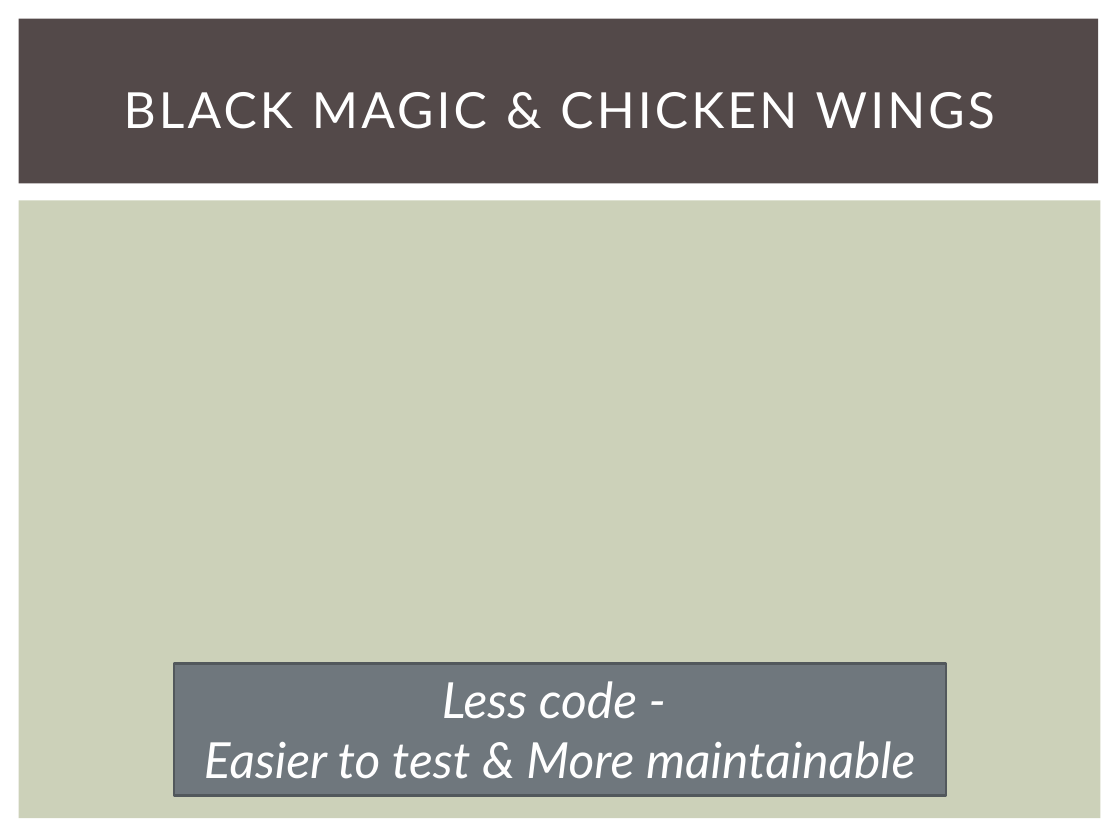
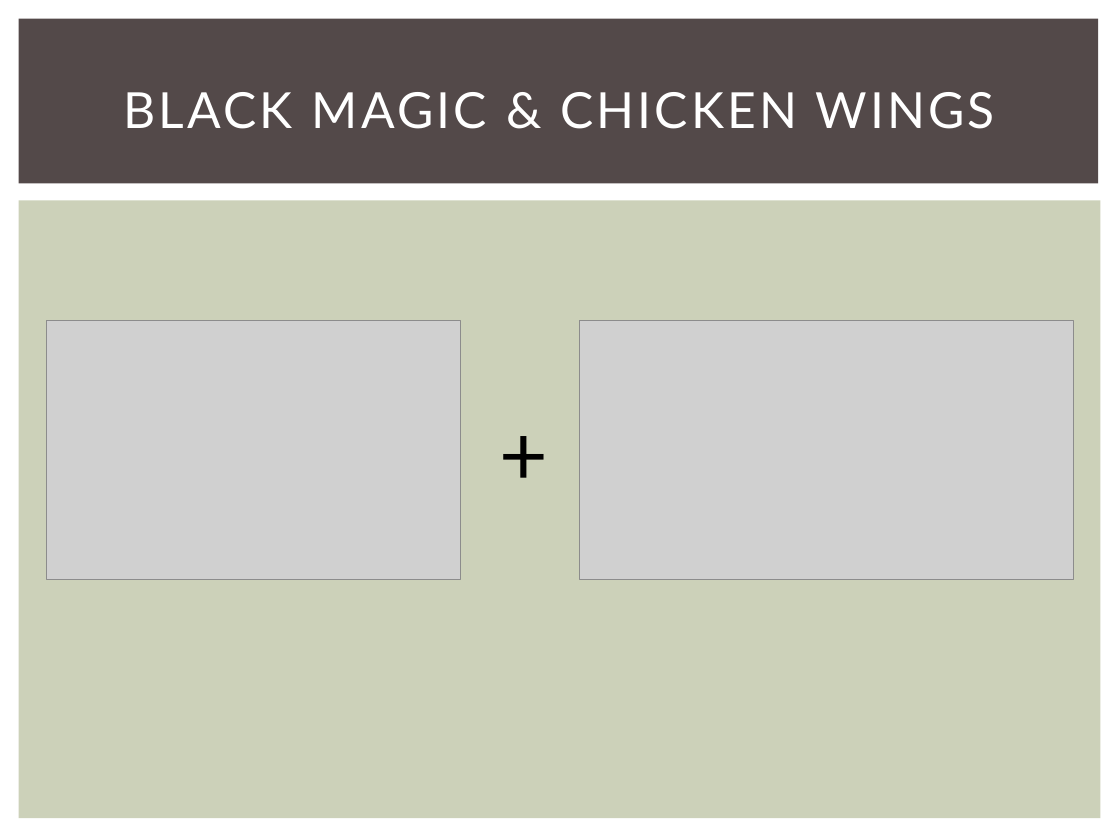
Before and after one commit to briangarofola/angularjs-meetup-portland, a slide deck: slide 6 of angularjs-meetup-portland.pptx (slide 5 before the commit). Drawn at 1120x840 pixels with LibreOffice and Linux fonts; fonts in the diff are those of the drawing; grey boxes stand for pictures. Boxes give left, top, right and bottom in pixels: in the first picture for what was removed or moved away, otherwise in the second. Text is boxed around its words. In the diff, an @@ line names an element or a change of style, - is before the commit and + after.

```diff
--- a/angularjs-meetup-portland.pptx
+++ b/angularjs-meetup-portland.pptx
@@ picture added at box(47, 320, 461, 579) @@
@@ picture added at box(580, 320, 1074, 579) @@
@@ text added at box(488, 396, 561, 510), 54 pt, text #000000 @@
++
@@ rectangle removed at box(174, 663, 946, 795) @@
-Less code -
-Easier to test & More maintainable
```
Also in this commit, not shown: 6 other slides changed, 1 slide added, 3 other files.
